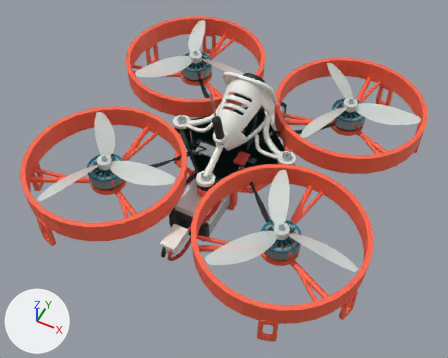
An edit to the glTF model web/assets/models/rotorift-rift-75.glb, drawn before and after from the same camera.
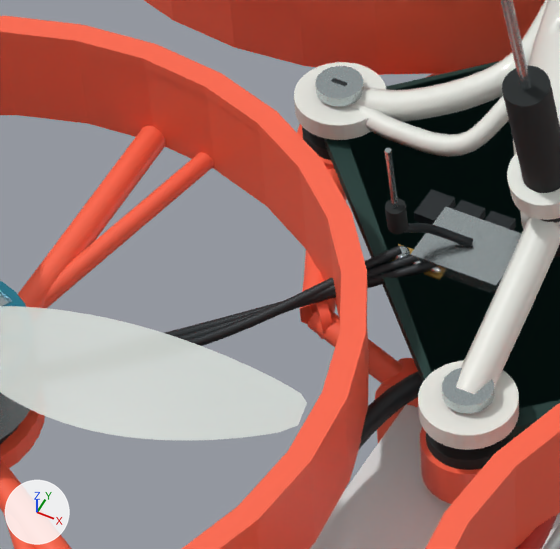
The first picture shows the older version from a camera (50 mm lens) standing at (0.0602, -0.1265, 0.1503) and looking at (0.0033, -0.0128, 0.0081). The close-ups show the older and then the newer version on the part from 26% to 50% of the width and 29% to 57% of the height of that picture. Only the edits that show in the close-ups are written down. Lighting does not change. The marker at lower left points along +X, +Y and +Z. Where no turn or scale is listed for an object, it has been applied to the vertices. Vertices at exactly the same position are counted once.

The first close-up shows 'AIO_26mm_mounting_PCB', 'Battery_label_print', 'Duct_thin_wall', 'Duct_thin_wall.001', 'Duct_thin_wall.003', 'Duct_upper_rolled_lip.001', 'Duct_upper_rolled_lip.003', 'ELRS_RF_shield', 'Motor_phase_pad.003', 'Motor_phase_solder.003', 'Motor_phase_solder.005', 'Motor_phase_wire.003', 'Motor_phase_wire.004', 'Motor_phase_wire.005', 'Swept_rear_mount_arm', 'Triangular_motor_support.005', 'Twisted_45mm_blade_1.001', 'VTX_antenna_heatshrink' and 35 more.
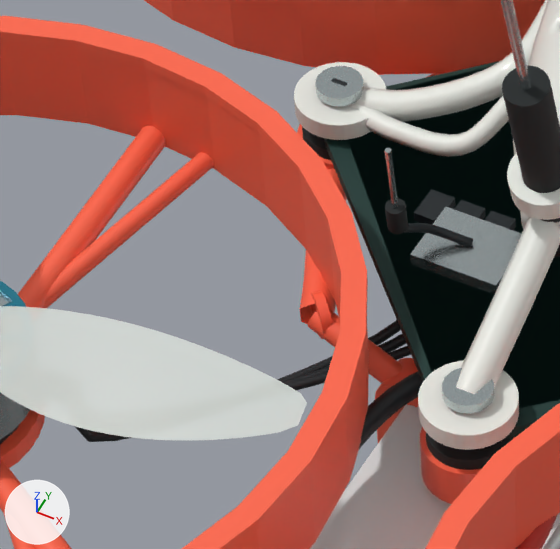
Changed parts and their boxes [x1, y1, x2, y2] in the close-ups (560 x 549 px):
'Motor_phase_wire.005', reshaped
    before: [186, 245, 402, 346]
    after: [75, 319, 401, 442]
'Motor_phase_wire.003', reshaped (mostly hidden)
    before: [165, 262, 436, 336]
    after: [286, 346, 411, 390]
'Motor_phase_wire.004', reshaped
    before: [175, 253, 418, 340]
    after: [283, 333, 406, 384]
'Motor_phase_solder.005', moved (not visible afterwards)
    before: [395, 245, 410, 259]
'Motor_phase_pad.003', moved (not visible afterwards)
    before: [424, 271, 443, 280]
'Motor_phase_solder.003', moved (not visible afterwards)
    before: [430, 267, 441, 274]

The edits, one by one:
me_mesh_128 is used by ob_motor_phase_wire_003; location (0.0, 0.0, 0.0).
me_mesh_128 had 126 vertices, 240 faces and spanned x -0.0288..-0.0068, y -0.0288..-0.0088, z 0.008..0.0118.
me_mesh_128 now has 126 vertices, 240 faces and spans x -0.0251..-0.0064, y -0.0258..-0.0084, z 0.0037..0.0097.
me_mesh_128 part 1: 126 of 126 vertices moved; they spanned x -0.0288..-0.0068, y -0.0288..-0.0088, z 0.008..0.0118 and now span x -0.0251..-0.0064, y -0.0258..-0.0084, z 0.0037..0.0097; mean shift (0.0031, 0.0011, -0.0035).
me_mesh_129 is used by ob_motor_phase_wire_004; location (0.0, 0.0, 0.0).
me_mesh_129 had 126 vertices, 240 faces and spanned x -0.0288..-0.008, y -0.0288..-0.0088, z 0.008..0.0118.
me_mesh_129 now has 126 vertices, 240 faces and spans x -0.0246..-0.0076, y -0.0265..-0.0084, z 0.0038..0.0097.
me_mesh_129 part 2: 126 of 126 vertices moved; they spanned x -0.0288..-0.008, y -0.0288..-0.0088, z 0.008..0.0118 and now span x -0.0246..-0.0076, y -0.0265..-0.0084, z 0.0038..0.0097; mean shift (0.003, 0.0011, -0.0034).
me_mesh_130 is used by ob_motor_phase_wire_005; location (0.0, 0.0, 0.0).
me_mesh_130 had 126 vertices, 240 faces and spanned x -0.0288..-0.0092, y -0.0288..-0.0088, z 0.008..0.0118.
me_mesh_130 now has 126 vertices, 240 faces and spans x -0.0243..-0.0088, y -0.0272..-0.0084, z 0.0038..0.0097.
me_mesh_130 part 3: 126 of 126 vertices moved; they spanned x -0.0288..-0.0092, y -0.0288..-0.0088, z 0.008..0.0118 and now span x -0.0243..-0.0088, y -0.0272..-0.0084, z 0.0038..0.0097; mean shift (0.0029, 0.0011, -0.0034).
Object 'Motor_phase_pad.003' (ob_motor_phase_pad_003) moves from (-0.007, -0.009, 0.01107) to (-0.007, -0.009, 0.01013).
Object 'Motor_phase_solder.003' (ob_motor_phase_solder_003) moves from (-0.007, -0.009, 0.01128) to (-0.007, -0.009, 0.00992).
Object 'Motor_phase_solder.005' (ob_motor_phase_solder_005) moves from (-0.0094, -0.009, 0.01128) to (-0.0094, -0.009, 0.00992).
